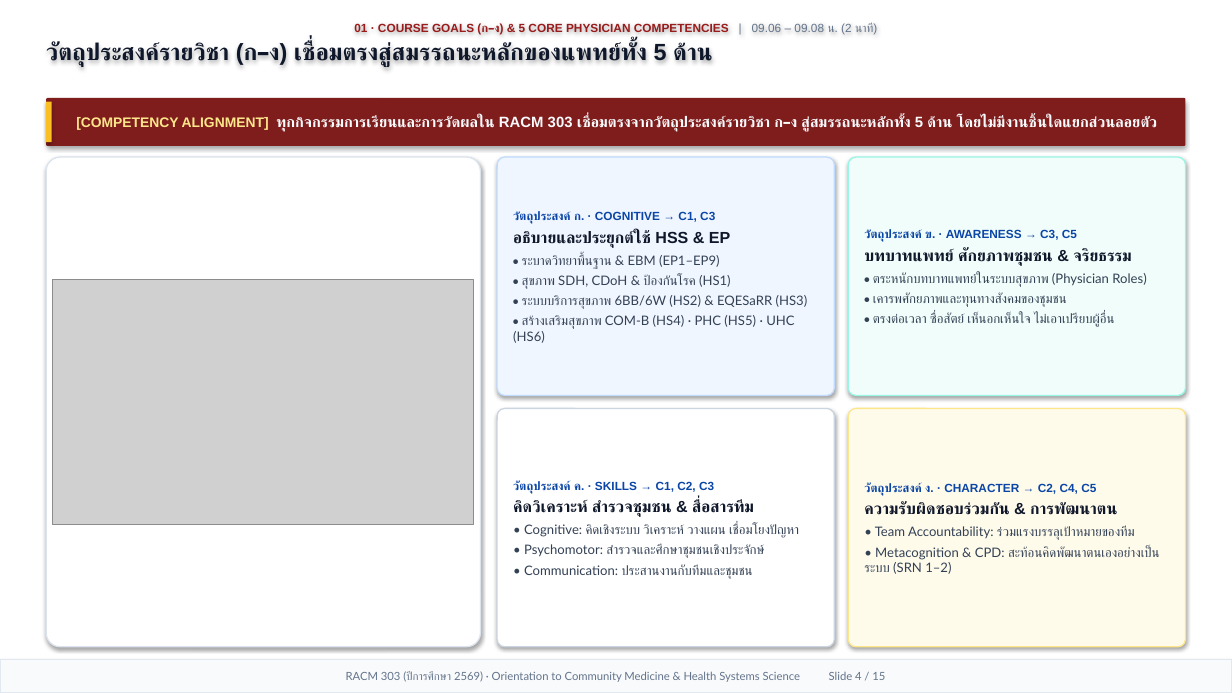
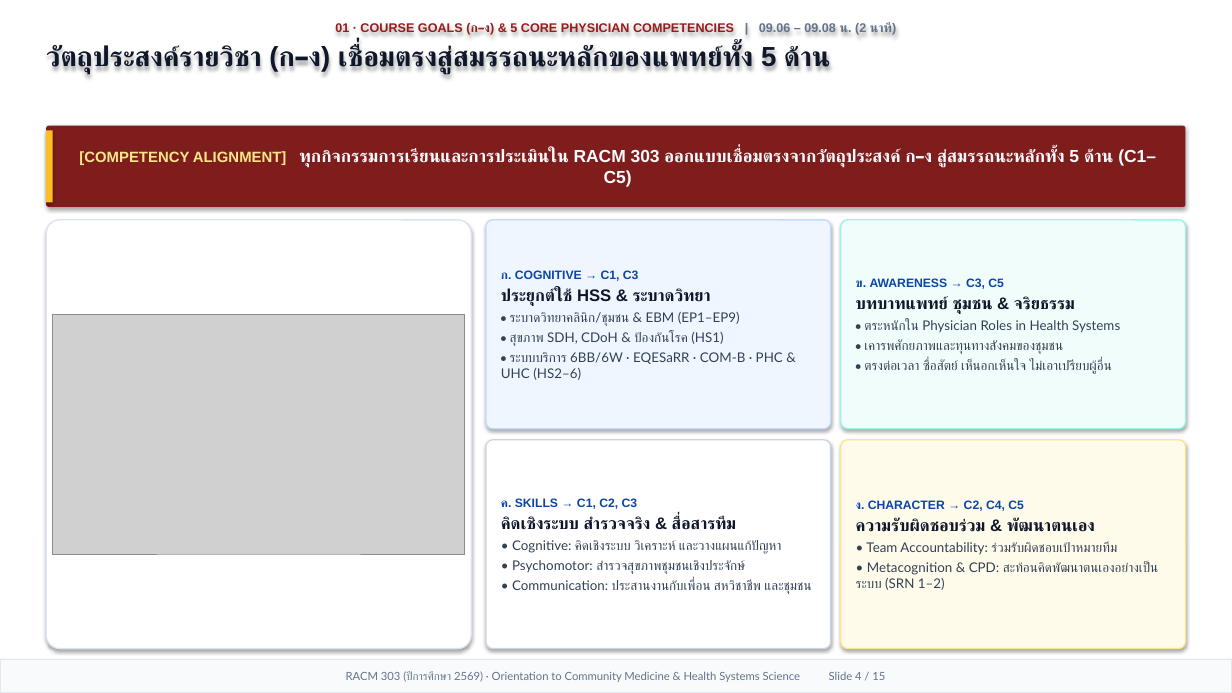
Before and after one commit to smartwoo/racm303-2569-faculty-member, a slide deck: slide 4 of exports/pptx/RACM303_2569_Orientation_Slides.pptx. Drawn at 1232x693 pixels with LibreOffice and Linux fonts; fonts in the diff are those of the drawing; grey boxes stand for pictures. Boxes give left, top, right and bottom in pixels: in the first picture for what was removed or moved away, otherwise in the second. Text is boxed around its words. In the diff, an @@ line names an element or a change of style, - is before the commit and + after.

Commit message:
feat(orientation): Apple Keynote 1/3 header + 2/3 Bento deck, HD original HSS figures with citations, and 6-form-factor responsive design

```diff
--- a/exports/pptx/RACM303_2569_Orientation_Slides.pptx
+++ b/exports/pptx/RACM303_2569_Orientation_Slides.pptx
@@ text "01 · COURSE GOALS (ก–ง) ..." at (x1=46, y1=23, x2=897, y2=74): size 9.2 to 9.8 pt in "01 · COURSE GOALS (ก–ง) & 5 ..."; bold on in "| 09.06 – 09.08 น. (2 นาที)"; size 18.2 to 21.5 pt in "วัตถุประสงค์รายวิชา (ก–ง) เชื่อมตรงสู่สมรรถนะหลักของแพทย์ทั้ ..."; more space between paragraphs @@
@@ rounded rectangle "[COMPETENCY ALIGNMENT] ทุกกิจกรรมการเรียนและการประเมินใน RAC ..." resized from (x1=46, y1=98, x2=1186, y2=146) to (x1=46, y1=126, x2=1186, y2=207) @@
@@ rectangle resized from (x1=46, y1=102, x2=52, y2=142) to (x1=46, y1=130, x2=53, y2=202) @@
@@ text in rounded rectangle at (x1=79, y1=149, x2=1156, y2=187): text changed; size 11.6 to 13.6 pt @@
-[COMPETENCY ALIGNMENT] ทุกกิจกรรมการเรียนและการวัดผลใน RACM 303 เชื่อมตรงจากวัตถุประสงค์รายวิชา ก–ง สู่สมรรถนะหลักทั้ง 5 ด้าน โดยไม่มีงานชิ้นใดแยกส่วนลอยตัว
+[COMPETENCY ALIGNMENT] ทุกกิจกรรมการเรียนและการประเมินใน RACM 303 ออกแบบเชื่อมตรงจากวัตถุประสงค์ ก–ง สู่สมรรถนะหลักทั้ง 5 ด้าน (C1–C5)
@@ rounded rectangle resized from (x1=46, y1=157, x2=481, y2=647) to (x1=46, y1=220, x2=471, y2=649) @@
@@ rounded rectangle "ก. COGNITIVE → C1, C3" resized from (x1=497, y1=157, x2=835, y2=396) to (x1=486, y1=220, x2=831, y2=429) @@
@@ rounded rectangle "ข. AWARENESS → C3, C5" resized from (x1=848, y1=157, x2=1186, y2=396) to (x1=841, y1=220, x2=1186, y2=429) @@
@@ text in rounded rectangle at (x1=501, y1=270, x2=740, y2=326): text changed; size 10.2 to 10.4 pt @@
-วัตถุประสงค์ ก. · COGNITIVE → C1, C3
-อธิบายและประยุกต์ใช้ HSS & EP
-• ระบาดวิทยาพื้นฐาน & EBM (EP1–EP9)
+ก. COGNITIVE → C1, C3
+ประยุกต์ใช้ HSS & ระบาดวิทยา
+• ระบาดวิทยาคลินิก/ชุมชน & EBM (EP1–EP9)
@@ text in rounded rectangle at (x1=856, y1=278, x2=1120, y2=333): text changed; size 10.2 to 10.4 pt @@
-วัตถุประสงค์ ข. · AWARENESS → C3, C5
-บทบาทแพทย์ ศักยภาพชุมชน & จริยธรรม
-• ตระหนักบทบาทแพทย์ในระบบสุขภาพ (Physician Roles)
+ข. AWARENESS → C3, C5
+บทบาทแพทย์ ชุมชน & จริยธรรม
+• ตระหนักใน Physician Roles in Health Systems
@@ picture resized from (x1=53, y1=279, x2=474, y2=524) to (x1=53, y1=314, x2=465, y2=554) @@
@@ text in rounded rectangle at (x1=501, y1=352, x2=783, y2=380): text changed; size 10.2 to 10.4 pt @@
-• ระบบบริการสุขภาพ 6BB/6W (HS2) & EQESaRR (HS3)
-• สร้างเสริมสุขภาพ COM-B (HS4) · PHC (HS5) · UHC (HS6)
+• ระบบบริการ 6BB/6W · EQESaRR · COM-B · PHC & UHC (HS2–6)
@@ text in rounded rectangle at (x1=510, y1=332, x2=723, y2=346): size 10.2 to 10.4 pt in "• สุขภาพ SDH, CDoH & ป้องกันโรค (HS1)" @@
@@ text in rounded rectangle at (x1=864, y1=340, x2=1112, y2=374): size 10.2 to 10.4 pt in "• เคารพศักยภาพและทุนทางสังคมของชุมชน", "• ตรงต่อเวลา ซื่อสัตย์ เห็นอกเห็นใจ ไม่เอาเปรียบผู้อื่น" @@
@@ rounded rectangle "ค. SKILLS → C1, C2, ..." resized from (x1=497, y1=409, x2=835, y2=647) to (x1=486, y1=440, x2=831, y2=649) @@
@@ rounded rectangle "ง. CHARACTER → C2, C4, ..." resized from (x1=848, y1=409, x2=1186, y2=647) to (x1=841, y1=440, x2=1186, y2=649) @@
@@ text in rounded rectangle at (x1=501, y1=498, x2=811, y2=594): text changed; size 10.2 to 10.4 pt @@
-วัตถุประสงค์ ค. · SKILLS → C1, C2, C3
-คิดวิเคราะห์ สำรวจชุมชน & สื่อสารทีม
-• Cognitive: คิดเชิงระบบ วิเคราะห์ วางแผน เชื่อมโยงปัญหา
-• Psychomotor: สำรวจและศึกษาชุมชนเชิงประจักษ์
-• Communication: ประสานงานกับทีมและชุมชน
+ค. SKILLS → C1, C2, C3
+คิดเชิงระบบ สำรวจจริง & สื่อสารทีม
+• Cognitive: คิดเชิงระบบ วิเคราะห์ และวางแผนแก้ปัญหา
+• Psychomotor: สำรวจสุขภาพชุมชนเชิงประจักษ์
+• Communication: ประสานงานกับเพื่อน สหวิชาชีพ และชุมชน
@@ text in rounded rectangle at (x1=856, y1=500, x2=1118, y2=555): text changed; size 10.2 to 10.4 pt @@
-วัตถุประสงค์ ง. · CHARACTER → C2, C4, C5
-ความรับผิดชอบร่วมกัน & การพัฒนาตน
-• Team Accountability: ร่วมแรงบรรลุเป้าหมายของทีม
+ง. CHARACTER → C2, C4, C5
+ความรับผิดชอบร่วม & พัฒนาตนเอง
+• Team Accountability: ร่วมรับผิดชอบเป้าหมายทีม
@@ text in rounded rectangle at (x1=867, y1=562, x2=1158, y2=590): size 10.2 to 10.4 pt in "• Metacognition & CPD: สะท้อนคิดพัฒนาตนเองอย่างเป็นระบบ (SRN ..." @@
```
Also in this commit, not shown: 13 other slides changed, 1 slide added, 1 slide removed, 6 other files.
